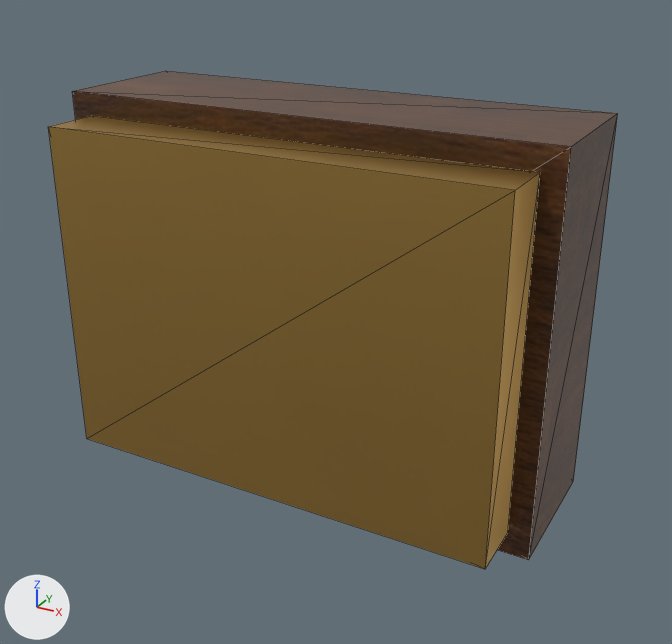
What one commit did to the glTF model app/src/main/assets/models/key.glb.
Rendered twice from a 50 mm camera at (0.0586, -0.0866, 0.0479) aimed at (0.003, 0.0144, -0.0026). Lighting does not change. The marker at lower left points along +X, +Y and +Z. The first picture is the older version. Mesh edges are drawn as thin lines. Vertices at exactly the same position are counted once.

In view in the first picture: 'key'.
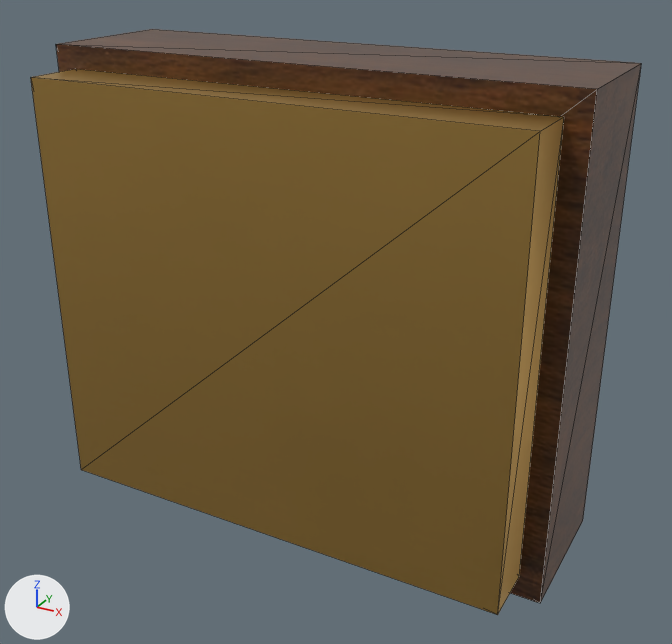
The change, as a diff of the scene's bpy script:
```diff
--- a/app/src/main/assets/models/key.glb.py
+++ b/app/src/main/assets/models/key.glb.py
@@ me_key @@
 # used by ob_key; location = (0.0, 0.0, 0.0)
-me_key.from_pydata(...)  # 16 vertices, 24 faces; spans x -0.034..0.034, y 0.0..0.028, z -0.026..0.026
-me_key.vertices[0].co = (-0.031, 0.0, -0.023)  # pixel (86, 438)
-me_key.vertices[1].co = (0.031, 0.0, -0.023)  # pixel (485, 569)
-me_key.vertices[2].co = (0.031, 0.0, 0.023)  # pixel (515, 190)
-me_key.vertices[3].co = (-0.031, 0.0, 0.023)  # pixel (48, 126)
-me_key.vertices[4].co = (0.031, 0.008, -0.023)  # pixel (507, 532)
-me_key.vertices[5].co = (-0.031, 0.008, -0.023)
-me_key.vertices[6].co = (-0.031, 0.008, 0.023)  # pixel (91, 115)
-me_key.vertices[7].co = (0.031, 0.008, 0.023)  # pixel (540, 172)
+me_key.from_pydata(...)  # 16 vertices, 24 faces; spans x -0.036..0.036, y 0.0..0.028, z -0.032..0.032
+# me_key part 1: the loose piece of 8 vertices spanning x -0.034..0.034, y 0.008..0.028, z -0.026..0.026 is scaled about its middle by (1.06, 1, 1.23)
+# me_key part 2
+me_key.vertices[0].co = (-0.033, 0.0, -0.029)  # pixel (81, 469)
+me_key.vertices[1].co = (0.033, 0.0, -0.029)  # pixel (497, 614)
+me_key.vertices[2].co = (0.033, 0.0, 0.029)  # pixel (540, 131)
+me_key.vertices[3].co = (-0.033, 0.0, 0.029)  # pixel (30, 77)
+me_key.vertices[4].co = (0.033, 0.008, -0.029)  # pixel (519, 576)
+me_key.vertices[5].co = (-0.033, 0.008, -0.029)
+me_key.vertices[6].co = (-0.033, 0.008, 0.029)  # pixel (75, 68)
+me_key.vertices[7].co = (0.033, 0.008, 0.029)  # pixel (564, 116)
 me_key.materials.append(mat_brass)
```

Pixel boxes (x1, y1, x2, y2) of what changed, in the pictures (672 x 644 px; the box of a moved part takes in the faces that stretch with it):
'key', reshaped (7% wider, 18% taller): before (48, 71, 618, 569); after (31, 29, 641, 615)
part 1 of me_key, moved or reshaped: before (72, 71, 618, 560); after (56, 29, 641, 603)
part 2 of me_key, moved or reshaped: before (48, 116, 540, 569); after (31, 69, 564, 615)
